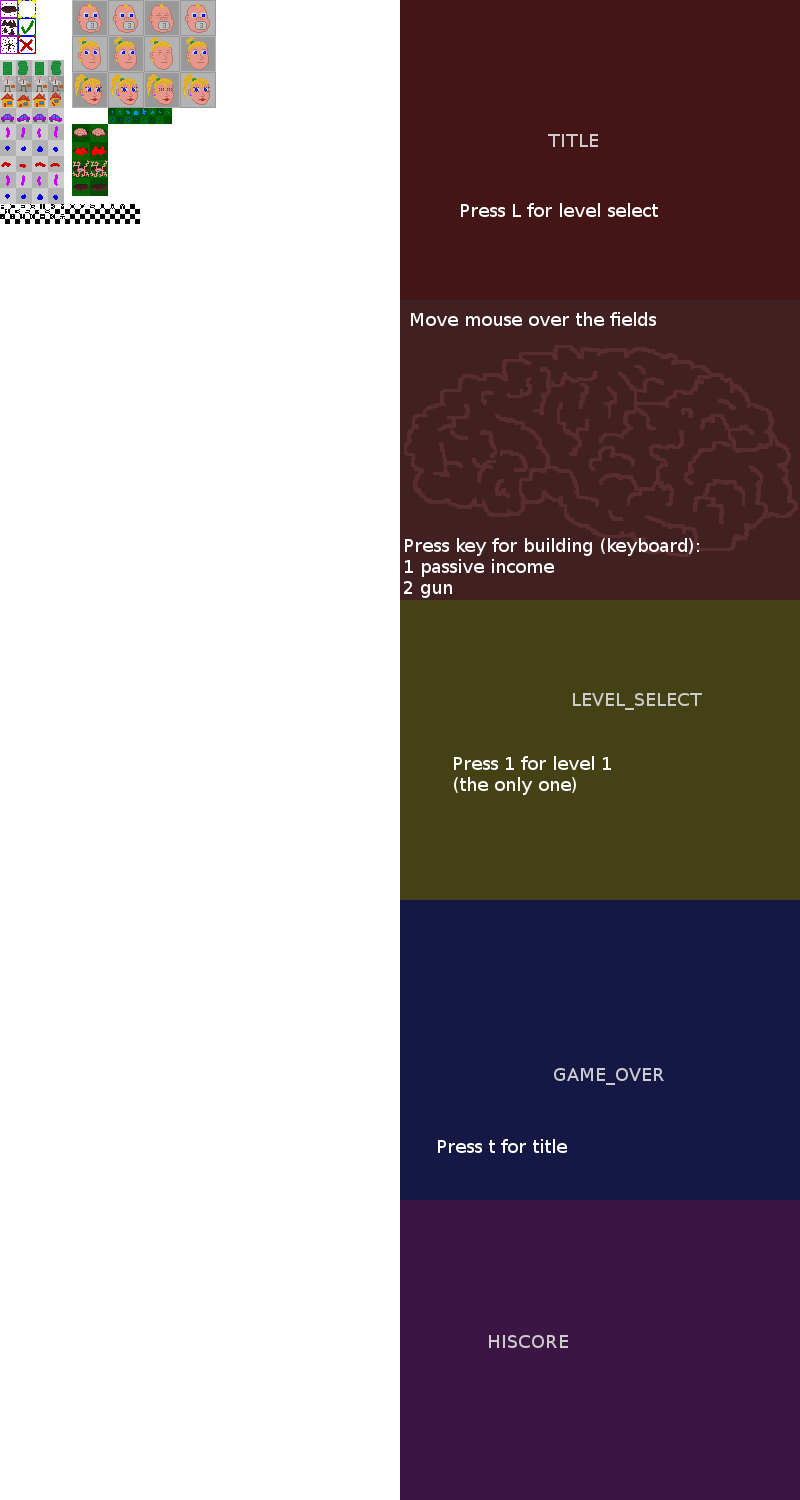
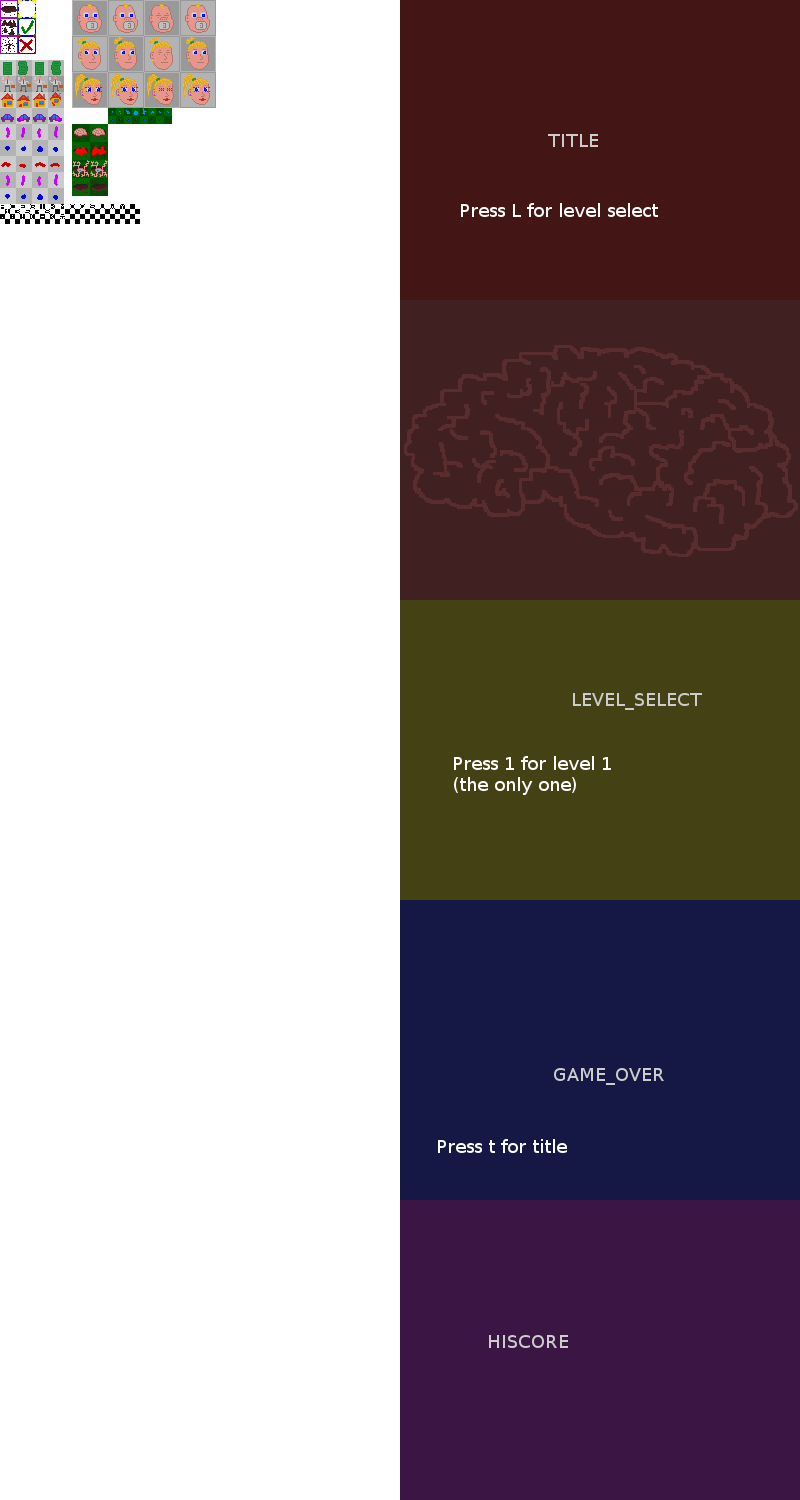
Layered file, before and after one edit (800 x 1500). Changes by layer:
removed layer "Press key for building (keyboa..." over [left=404, top=538, right=699, bottom=598]
removed layer "Move mouse over the fields" over [left=411, top=312, right=656, bottom=326]
